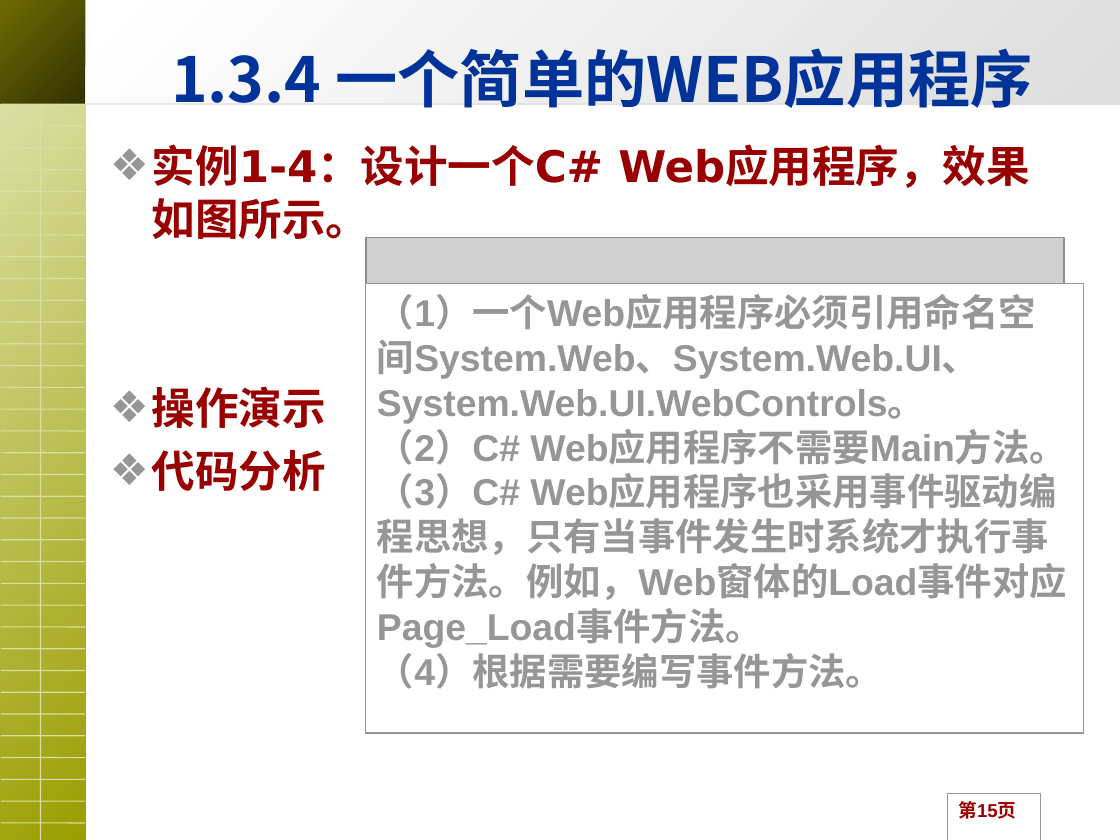
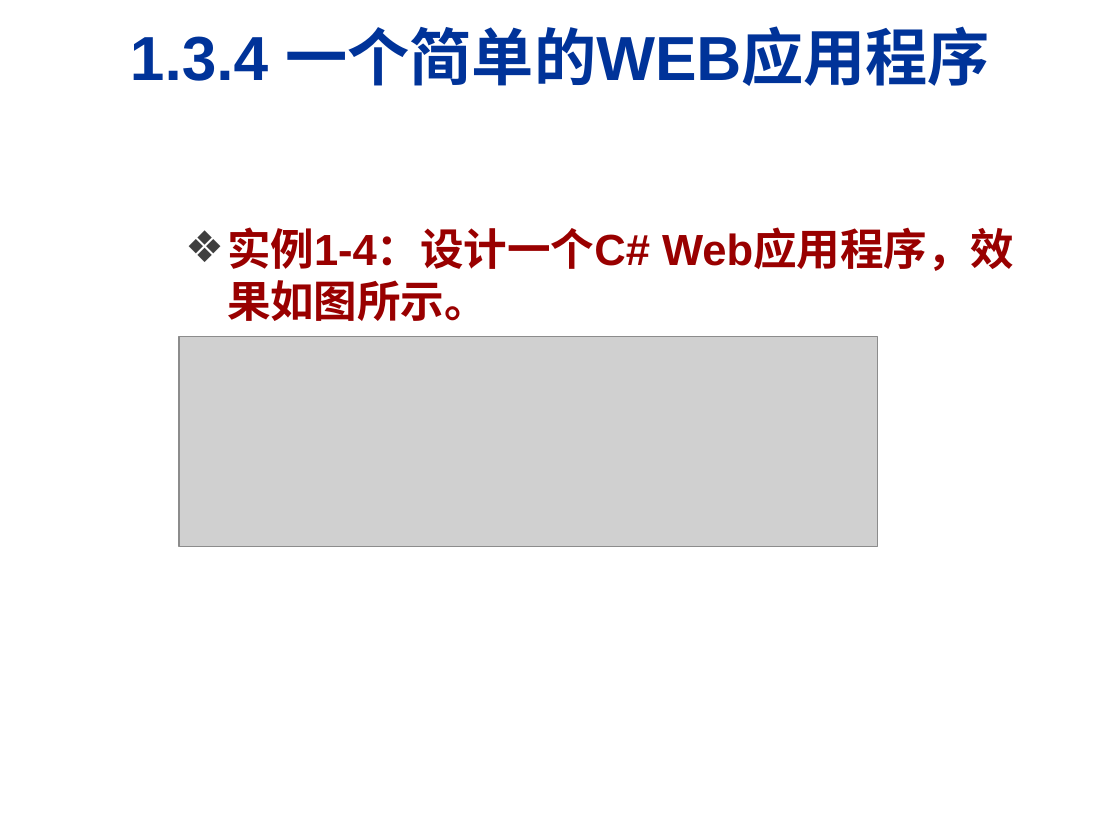
Before and after one commit to HBU/C-Sharp.net, a slide deck: slide 13 of PPT/C# Ch1(人邮）.ppt (slide 15 before the commit). Drawn at 1120x840 pixels with LibreOffice and Linux fonts; fonts in the diff are those of the drawing; grey boxes stand for pictures; background and template pictures are left out. Boxes give left, top, right and bottom in pixels: in the first picture for what was removed or moved away, otherwise in the second. Text is boxed around its words. In the diff, an @@ line names an element or a change of style, - is before the commit and + after.

```diff
--- a/PPT/C# Ch1(人邮）.ppt
+++ b/PPT/C# Ch1(人邮）.ppt
@@ rectangle removed at (0,0,87,104) @@
@@ title "1.3.4 一个简单的WEB应用程序": place and size @@
-title "1.3.4 一个简单的WEB应用程序" at (171,48,1033,108)
+title "1.3.4 一个简单的WEB应用程序" at (130,26,991,86)
@@ title "1.3.4 一个简单的WEB应用程序" at (130,26,991,86): font Noto Sans CJK SC to Arial @@
@@ rectangle removed at (85,0,1120,104) @@
@@ rectangle removed at (0,104,85,840) @@
@@ group removed at (1,104,85,823): 34 lines @@
@@ line removed from (40, 104) to (40, 840) @@
@@ line removed from (85, 104) to (1120, 104) @@
@@ text "实例1-4：设计一个C# Web应用程序，效果如图所示。": place and size @@
-text "实例1-4：设计一个C# Web应用程序，效果如图所示。" at (152,144,1030,491)
+text "实例1-4：设计一个C# Web应用程序，效果如图所示。" at (227,227,1014,321)
@@ text "实例1-4：设计一个C# Web应用程序，效果如图所示。" at (227,227,1014,321): font DejaVu Sans to Arial; bullet colour #969696 to #3F3F3F @@
@@ rectangle removed at (366,283,1083,732) @@
-（1）一个Web应用程序必须引用命名空间System.Web、System.Web.UI、System.Web.UI.WebControls。
-（2）C# Web应用程序不需要Main方法。
-（3）C# Web应用程序也采用事件驱动编程思想，只有当事件发生时系统才执行事件方法。例如，Web窗体的Load事件对应Page_Load事件方法。
-（4）根据需要编写事件方法。
@@ picture: place and size @@
-picture at (366,237,1064,448)
+picture at (179,336,877,547)
@@ text at (152,386,326,491): paragraphs removed @@
-❖ 操作演示
-❖ 代码分析
@@ page number removed at (948,794,1040,840) @@
-第15页
```
Also in this commit, not shown: 4 other slides changed, 8 slides added, 13 slides removed, 46 other files.
